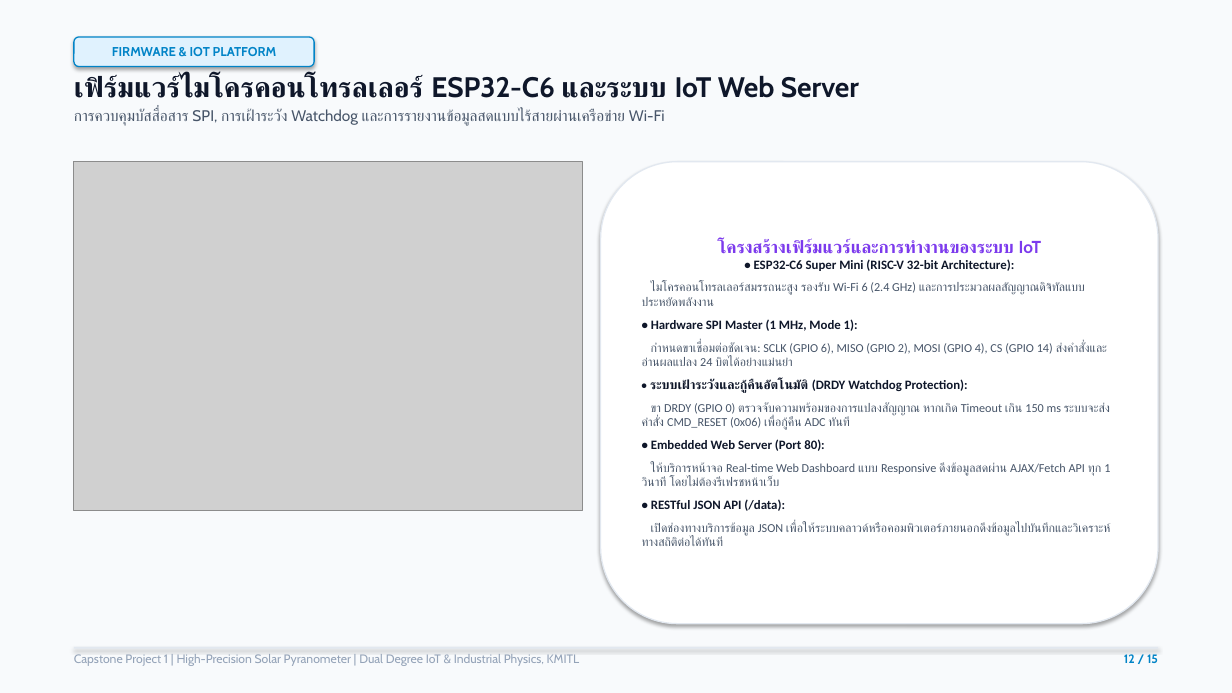
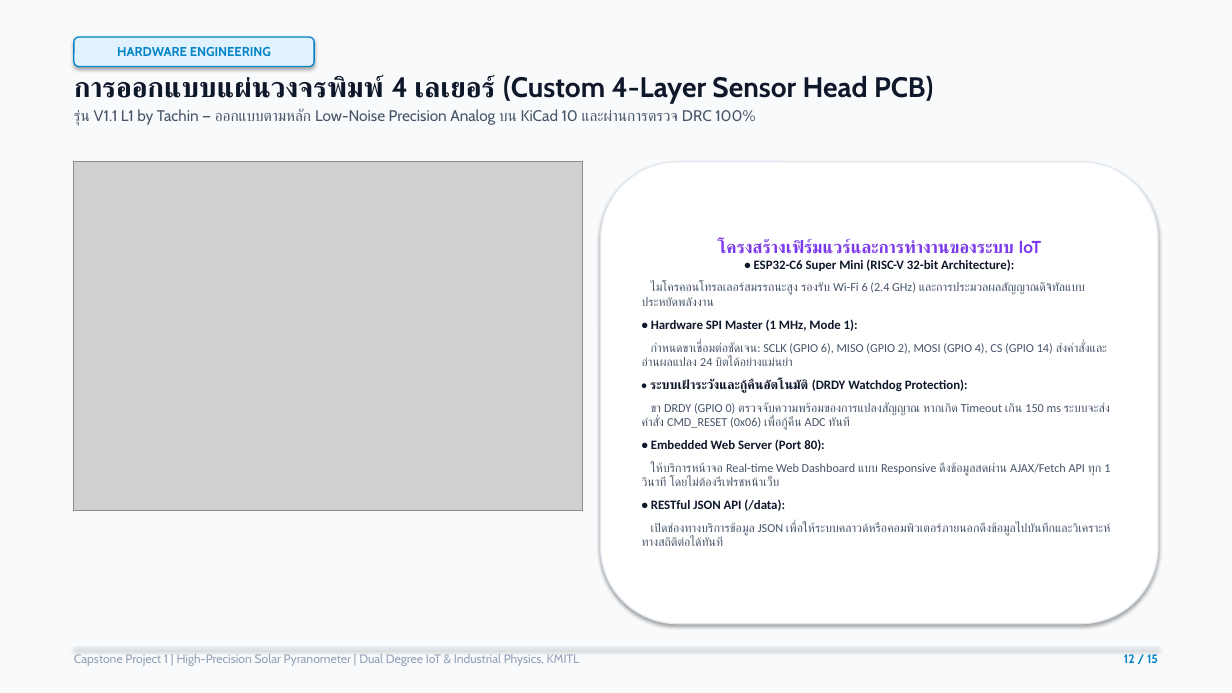
Before and after one commit to tachin-r/Pyranometer_Over_engineering, a slide deck: slide 12 of Report_doc/69_IoT_Pyranometer_Capstone1_Slides.pptx. Drawn at 1232x693 pixels with LibreOffice and Linux fonts; fonts in the diff are those of the drawing; grey boxes stand for pictures. Boxes give left, top, right and bottom in pixels: in the first picture for what was removed or moved away, otherwise in the second. Text is boxed around its words. In the diff, an @@ line names an element or a change of style, - is before the commit and + after.

Commit message:
Update L1_Analog PCB V1.1 to 100% DRC pass, add 3D renders to slides and report

```diff
--- a/Report_doc/69_IoT_Pyranometer_Capstone1_Slides.pptx
+++ b/Report_doc/69_IoT_Pyranometer_Capstone1_Slides.pptx
@@ text in rounded rectangle at box(117, 47, 271, 56): text changed @@
-FIRMWARE & IOT PLATFORM
+HARDWARE ENGINEERING
@@ text at box(74, 75, 933, 125): text changed @@
-เฟิร์มแวร์ไมโครคอนโทรลเลอร์ ESP32-C6 และระบบ IoT Web Server
-การควบคุมบัสสื่อสาร SPI, การเฝ้าระวัง Watchdog และการรายงานข้อมูลสดแบบไร้สายผ่านเครือข่าย Wi-Fi
+การออกแบบแผ่นวงจรพิมพ์ 4 เลเยอร์ (Custom 4-Layer Sensor Head PCB)
+รุ่น V1.1 L1 by Tachin — ออกแบบตามหลัก Low-Noise Precision Analog บน KiCad 10 และผ่านการตรวจ DRC 100%
```
Also in this commit, not shown: 3 other slides changed, 1 slide added, 8 other files.
